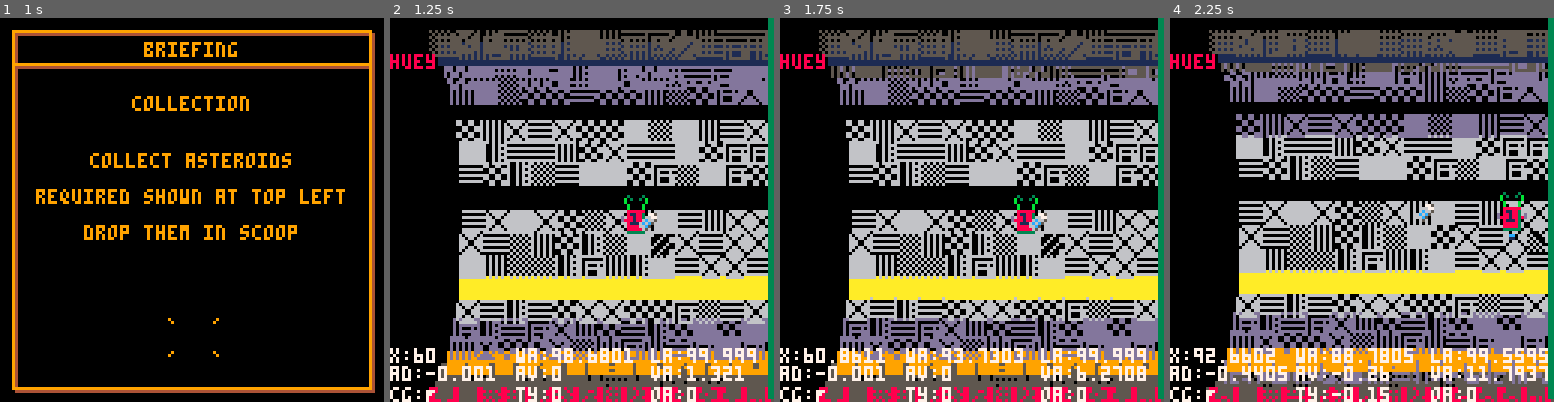
Above: before the commit, frames 1-4 (left to right).
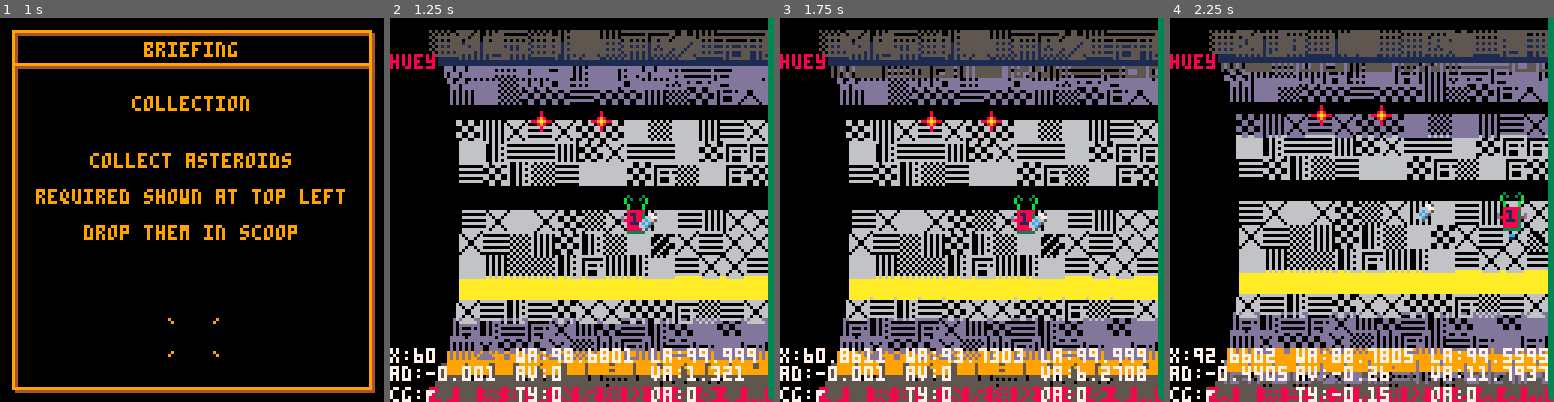
Above: after the commit, the same moments.

Repository: wstephenson/pico8-statlimp
Game: PICO-8 cartridge sl.p8
The game is run twice, just before and just after one commit, with the same random seed, the same clock (stepped at 60 frames per second) and the same inputs.
Inputs:
- Up to frame 1 (1 s): tap X (X key) at 0.33 s; tap O (Z key) at 0.7 s
- Up to frame 2 (1.25 s): tap X (X key) at 1.07 s
- Up to frame 3 (1.75 s): hold Right from 1.6 s (still down); tap O (Z key) at 1.7 s
- Up to frame 4 (2.25 s): tap X (X key) at 1.85 s; release Right at 2.1 s; tap O (Z key) at 2.1 s; hold Up from 2.15 s (still down)

Frame 1 is identical in both runs. In frame 2, 0.2% of the frame differs, in the area x 36-58%, y 24-30%; in frame 3, 0.2%; in frame 4, 0.2%.

Commit message:
Zone testing with display

Diff:
--- a/sl.p8
+++ b/sl.p8
@@ -466,8 +466,9 @@
 	self.objects={}
 	-- target zone(s) for object drops
 	self.zones={}
+	add(self.zones,{x1=30,a1=10,x2=50,a2=30})
 	-- temp var for testing
-	--self.obj_in_zone=false
+	self.inzone=false
 	-- objects that moved
 	self.dead_this_mission={}
 
@@ -506,6 +507,13 @@
 	end
 end
 
+function states.play:draw_zone(z)
+		self:draw_point({x=z.x1,a=z.a1},45)
+		self:draw_point({x=z.x2,a=z.a1},45)
+		self:draw_point({x=z.x2,a=z.a2},45)
+		self:draw_point({x=z.x1,a=z.a2},45)
+end
+
 function states.play:draw_point(p,s)
 	local th=(self.w_ang/100)+(p.a/100)+(self.v_ang/100)
 	local x=p.x+12+cos(th)*6
@@ -516,9 +524,14 @@
 end
 
 function states.play:draw_object(obj)
-	if(self.couldgrab)then
-		pal(6,11)
-		pal(12,10)
+	if(self.inzone)then
+		pal(6,8)
+		pal(12,15)
+	else
+		if(self.couldgrab)then
+			pal(6,11)
+			pal(12,10)
+		end
 	end
 	local th=(self.w_ang/100)+(obj.a/100)+(self.v_ang/100)
 	local x=obj.x+12+cos(th)*6
@@ -533,7 +546,7 @@
 function states.play:draw()
 	cls()
 	self:draw_world()
-
+	self:draw_zone(self.zones[1])
 	self:draw_debug()
 	-- frame offset for motion effect
 
@@ -869,7 +882,7 @@
 				item.ttl-=1
 			end
 		end
-		self:obj_in_zone(item)
+		self.inzone=self:obj_in_zone(item)
 	end
 	-- object release
 	if(not self.grabbed and self.object)then
@@ -964,13 +977,13 @@
 
 function states.play:check_grabbable(o1,o2)
 	local ad = angular_distance(o1,o2)
-	return abs(o1.x-o2.x)<5 and ad>2 and ad<3
+	return abs(o1.x-o2.x)<5 and ad<-2 and ad>-3
 end
 
 function states.play:obj_in_zone(o)
 	local in_zone=false
 	for z in all(self.zones) do
-		in_zone=in_zone or (o.x>=z.x1 and o.x<=z.x2 and angular_distance(o,{a=z.a1})>0 and angular_distance(0,{a=z.a2})<0)
+		in_zone=in_zone or (o.x>=z.x1 and o.x<=z.x2 and angular_distance(o,{a=z.a1})>0 and angular_distance(o,{a=z.a2})<0)
 	end
 	return in_zone
 end
@@ -1605,13 +1618,13 @@
 00044000003330000bbbbb00000cccc0002222000099000000000000000000005550050500022000000655000006650000066500000566000005560000056600
 000000000000000000bb00000000cc00002220000099000000000000000000005505055500022000000000000000000000000000000000000000000000000000
 00000000000000000000000000000000000000000000000000000000000000005555555500022000000000000000000000000000000000000000000000000000
-0000000000000000ccc0000000333300000000000000000000000c0000c00000000000c000000000000000000000000055050505000000000000000000000000
-0000000000ccc000ccc000000ab000b0000c0c0000c0000000000c00000c0000000c0c0c00000000000000000000775050505055000000000000000000000000
-000677000cc0cc00ccc000003b303333000cc0c00c0c0c0000c0c00ccc0c00000000ccc000000000000080800006677055050505000000000000000000000000
-0066666000c0c0000c0000003b300353000ccc0000ccc000000cccc000ccccc000cccccc000b000008089898006c665050505055000000000000000000000000
-0066666000ccc000c0c00000033035300cccc0000ccccc0000ccc000000ccc000c00c000000000008889977806c6c50055050505000000000000000000000000
-000566000c0c0c000000000000333300c00c0c000000c0cc0c0cc00000c0c0c0000c00000000000008089898066c500050505055000000000000000000000000
-000000000c0c0c00000000000000000000c000000000c00000c0c00000000c00000c000000000000000080800065000055050505000000000000000000000000
+0000000000000000ccc0000000333300000000000000000000000c0000c00000000000c000000000000000000000000055050505000080000000000000000000
+0000000000ccc000ccc000000ab000b0000c0c0000c0000000000c00000c0000000c0c0c00000000000000000000775050505055000080000000000000000000
+000677000cc0cc00ccc000003b303333000cc0c00c0c0c0000c0c00ccc0c00000000ccc000000000000080800006677055050505000898000000000000000000
+0066666000c0c0000c0000003b300353000ccc0000ccc000000cccc000ccccc000cccccc000b000008089898006c6650505050550889a9880000000000000000
+0066666000ccc000c0c00000033035300cccc0000ccccc0000ccc000000ccc000c00c000000000008889977806c6c50055050505000898000000000000000000
+000566000c0c0c000000000000333300c00c0c000000c0cc0c0cc00000c0c0c0000c00000000000008089898066c500050505055000080000000000000000000
+000000000c0c0c00000000000000000000c000000000c00000c0c00000000c00000c000000000000000080800065000055050505000080000000000000000000
 0000000000000000000000000000000000c0000000000c0000000000000000000000000000000000000000000000000050505055000000000000000000000000
 66666666660066006060606066666666606060606006060606666660666666660000000000000000000000000000000000000000000000000000000000000000
 66666666660066006060606000000000060606066006066660666606600000000000000000000000000000000000000000000000000000000000000000000000
